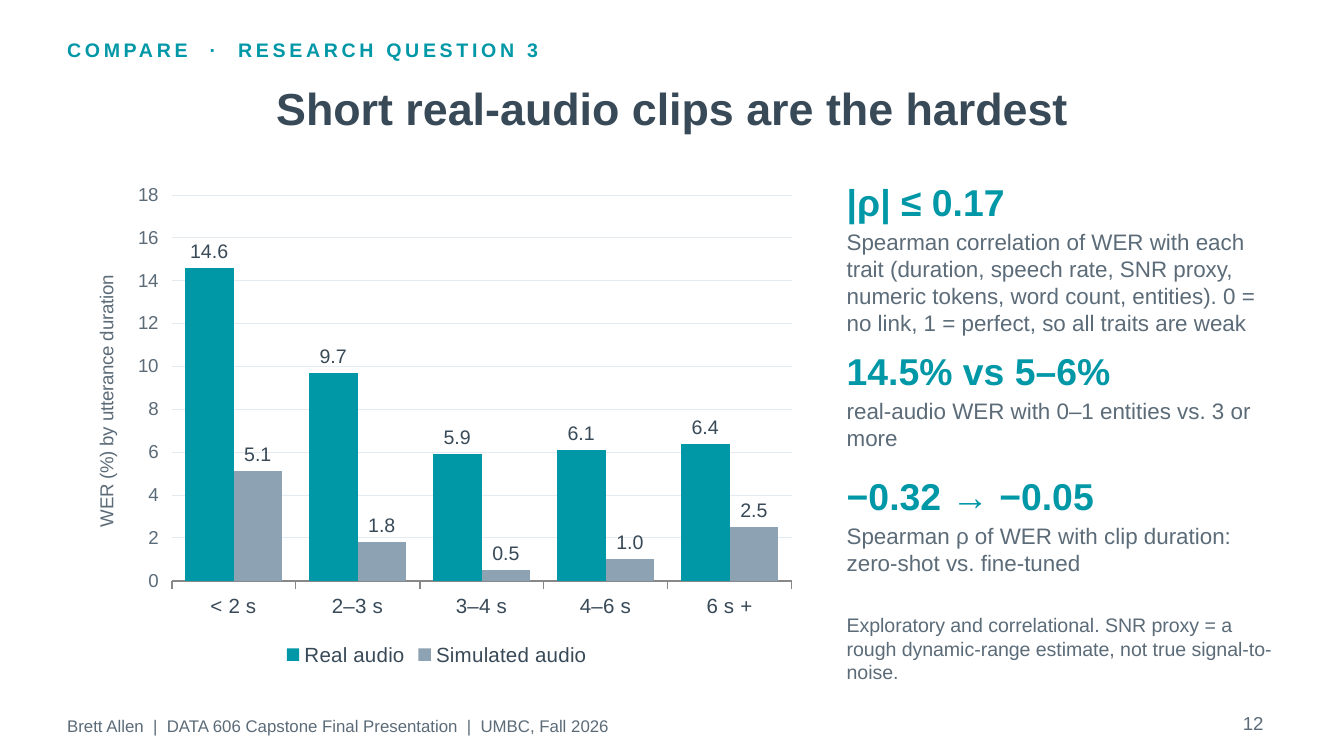
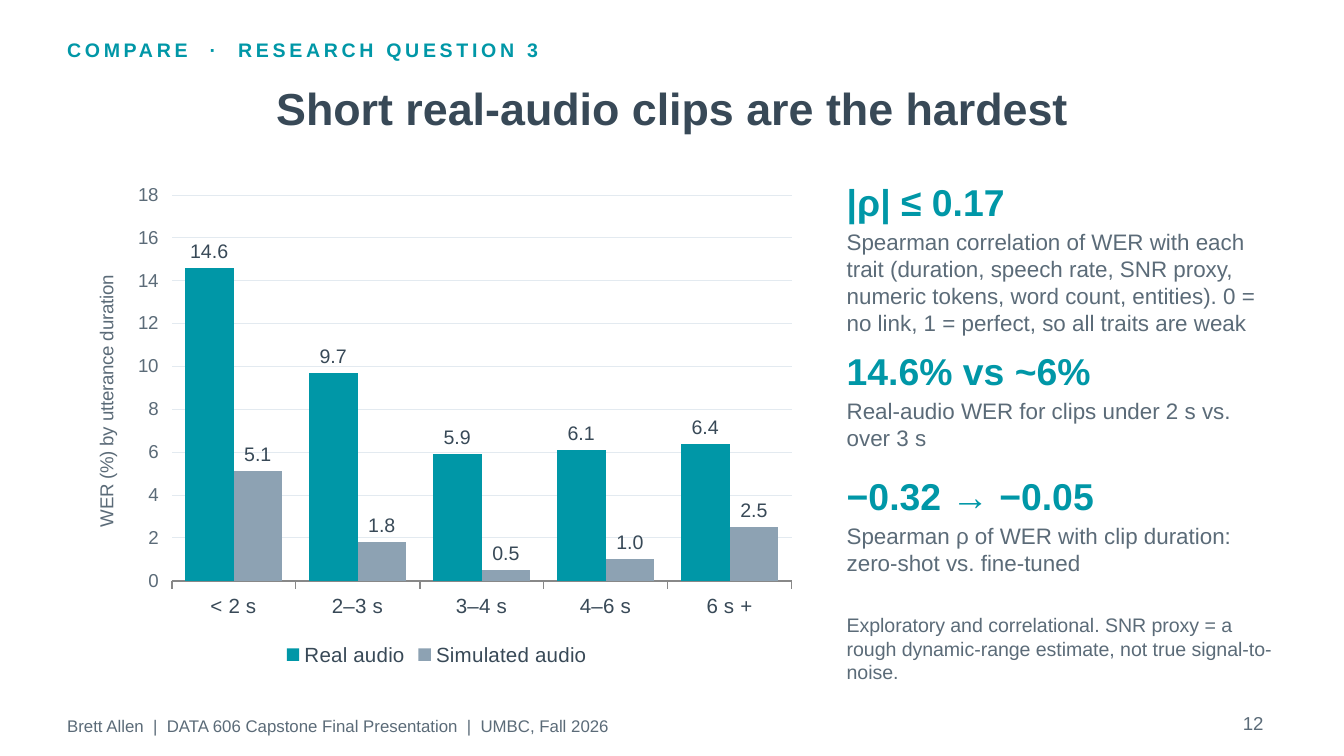
Before and after one commit to BrettFX/UMBC-DATA606-Capstone, a slide deck: slide 12 of docs/Allen_DATA_606_Capstone_Final.pptx. Drawn at 1344x756 pixels with LibreOffice and Linux fonts; fonts in the diff are those of the drawing. Boxes give left, top, right and bottom in pixels: in the first picture for what was removed or moved away, otherwise in the second. Text is boxed around its words. In the diff, an @@ line names an element or a change of style, - is before the commit and + after.

```diff
--- a/docs/Allen_DATA_606_Capstone_Final.pptx
+++ b/docs/Allen_DATA_606_Capstone_Final.pptx
@@ text at [847, 359, 1091, 386]: text changed @@
-14.5% vs 5–6%
+14.6% vs ~6%
@@ text at [847, 403, 1231, 446]: text changed @@
-real-audio WER with 0–1 entities vs. 3 or more
+Real-audio WER for clips under 2 s vs. over 3 s
```
Also in this commit, not shown: 5 other slides changed.
